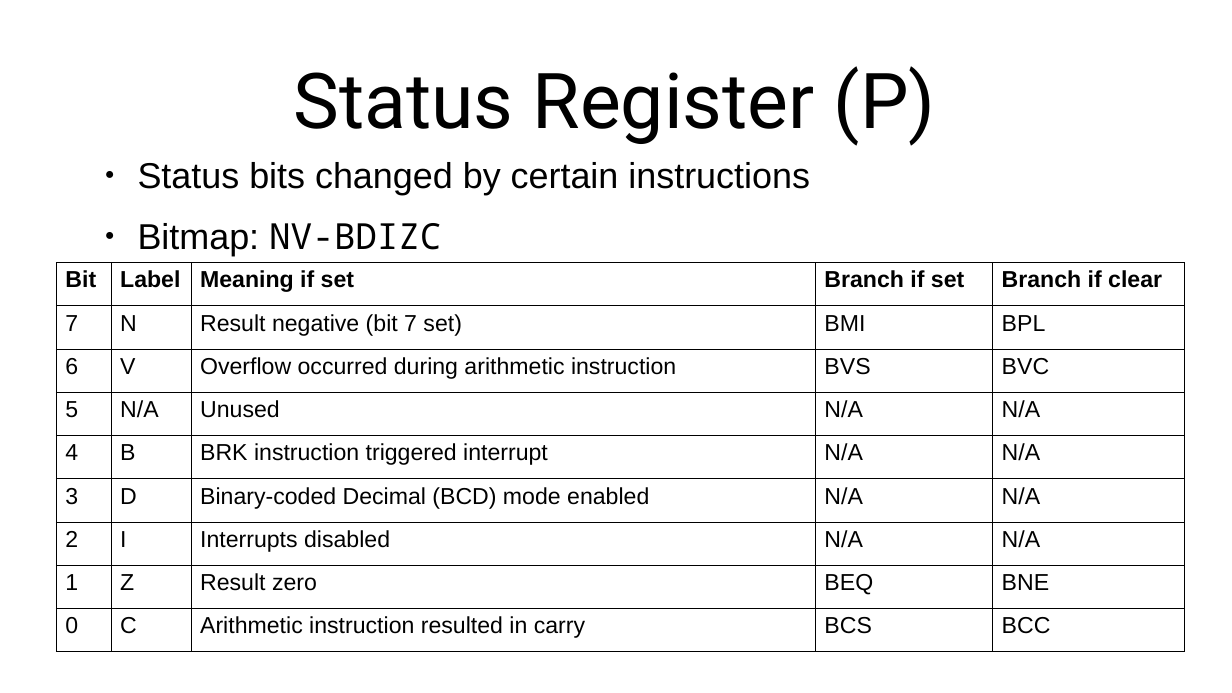
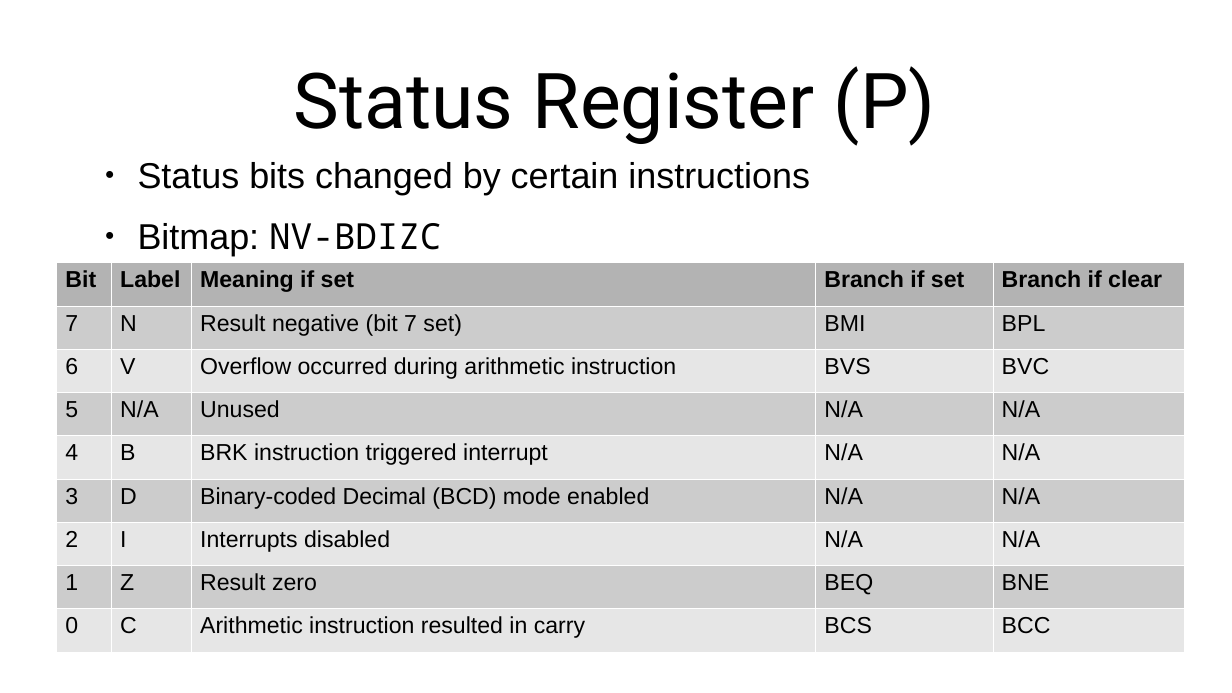
Before and after one commit to SlithyMatt/x16-assembly-tutorial, a slide deck: slide 5 of Lesson3/Lesson3.odp. Drawn at 1232x693 pixels with LibreOffice and Linux fonts; fonts in the diff are those of the drawing. Boxes give left, top, right and bottom in pixels: in the first picture for what was removed or moved away, otherwise in the second. Text is boxed around its words. In the diff, an @@ line names an element or a change of style, - is before the commit and + after.

```diff
--- a/Lesson3/Lesson3.odp
+++ b/Lesson3/Lesson3.odp
@@ table at [56, 262, 1185, 652] @@
@@ fill none to #B3B3B3 in row 1 @@
@@ fill none to #CCCCCC in 20 cells @@
@@ fill none to #E6E6E6 in 20 cells @@
@@ borders changed @@
```
Also in this commit, not shown: 2 other slides changed, 1 slide added.
